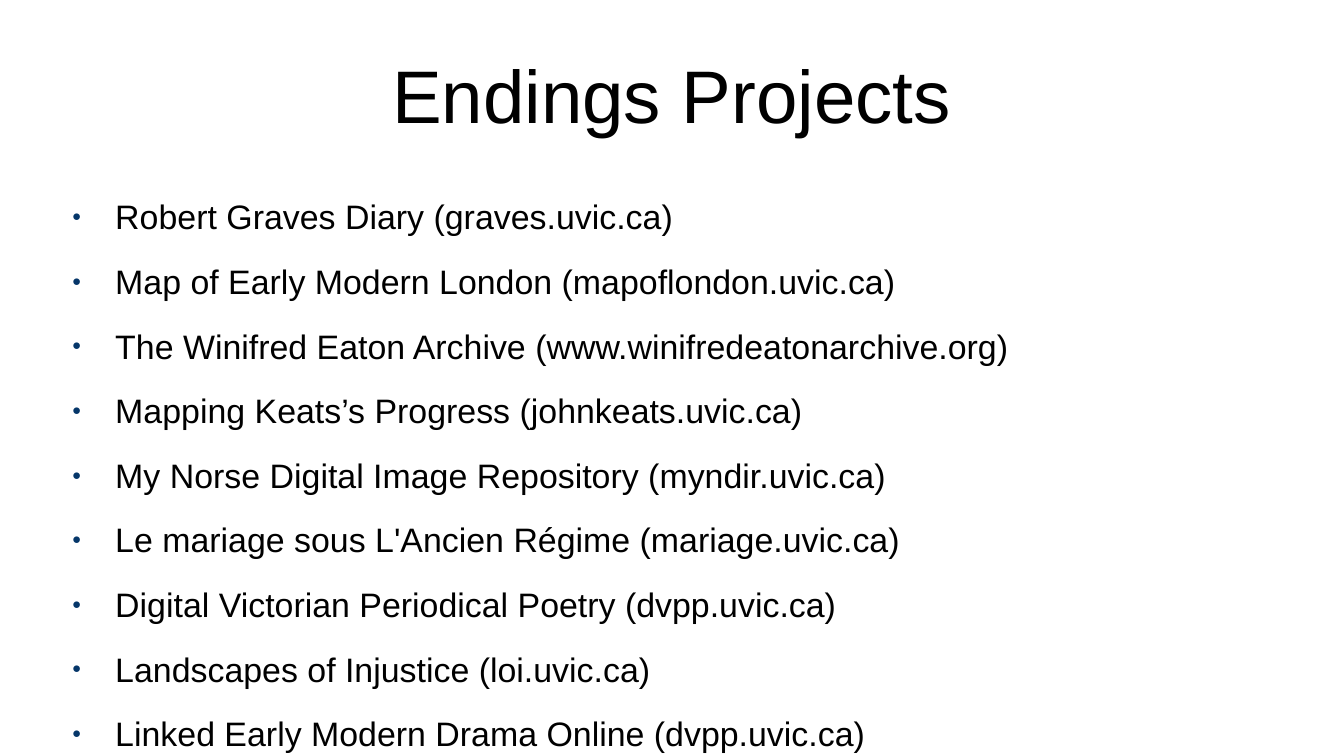
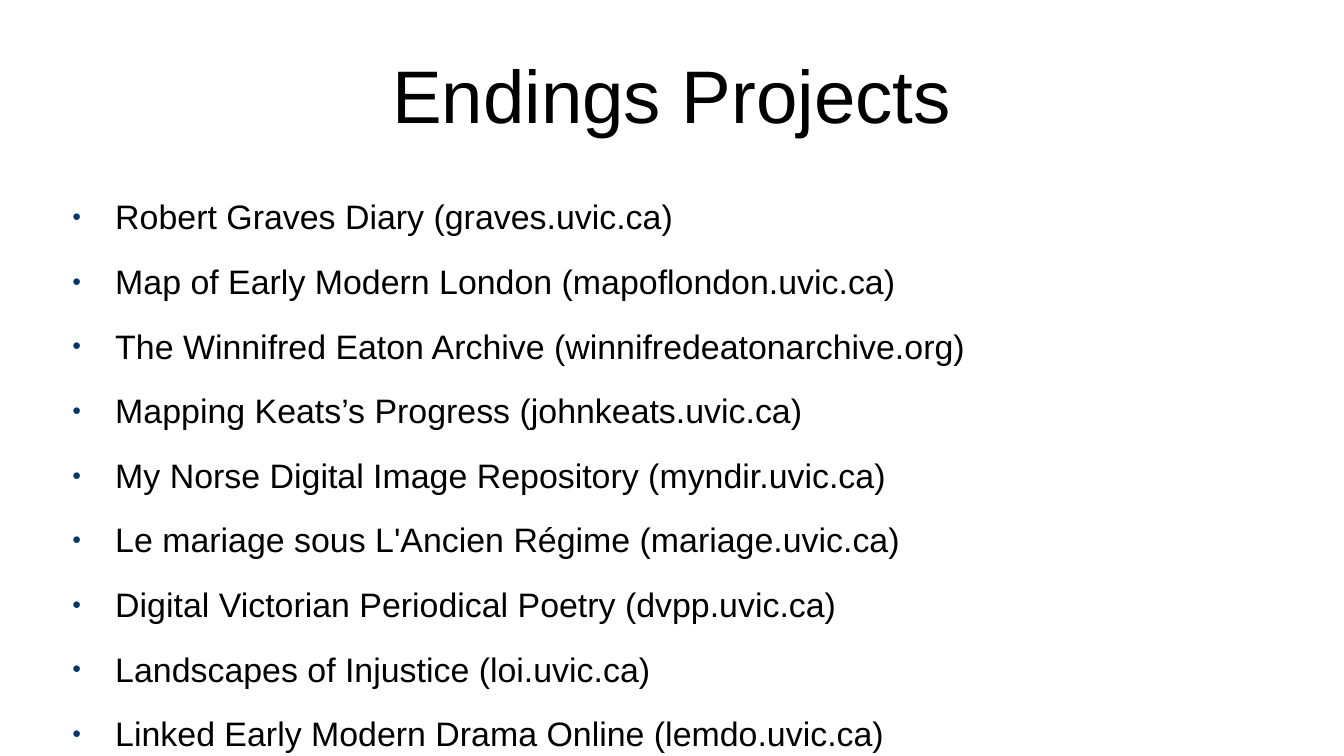
Before and after one commit to projectEndings/Endings, a slide deck: slide 4 of presentations/ubc2020/nineProjects.odp. Drawn at 1344x756 pixels with LibreOffice and Linux fonts; fonts in the diff are those of the drawing. Boxes give left, top, right and bottom in pixels: in the first picture for what was removed or moved away, otherwise in the second. Text is boxed around its words. In the diff, an @@ line names an element or a change of style, - is before the commit and + after.

```diff
--- a/presentations/ubc2020/nineProjects.odp
+++ b/presentations/ubc2020/nineProjects.odp
@@ text at [115,334,965,365]: text changed @@
-● The Winifred Eaton Archive (www.winifredeatonarchive.org)
+● The Winnifred Eaton Archive (winnifredeatonarchive.org)
@@ text at [115,721,884,753]: text changed @@
-● Linked Early Modern Drama Online (dvpp.uvic.ca)
+● Linked Early Modern Drama Online (lemdo.uvic.ca)
```
Also in this commit, not shown: 6 other slides changed, 3 slides added.
